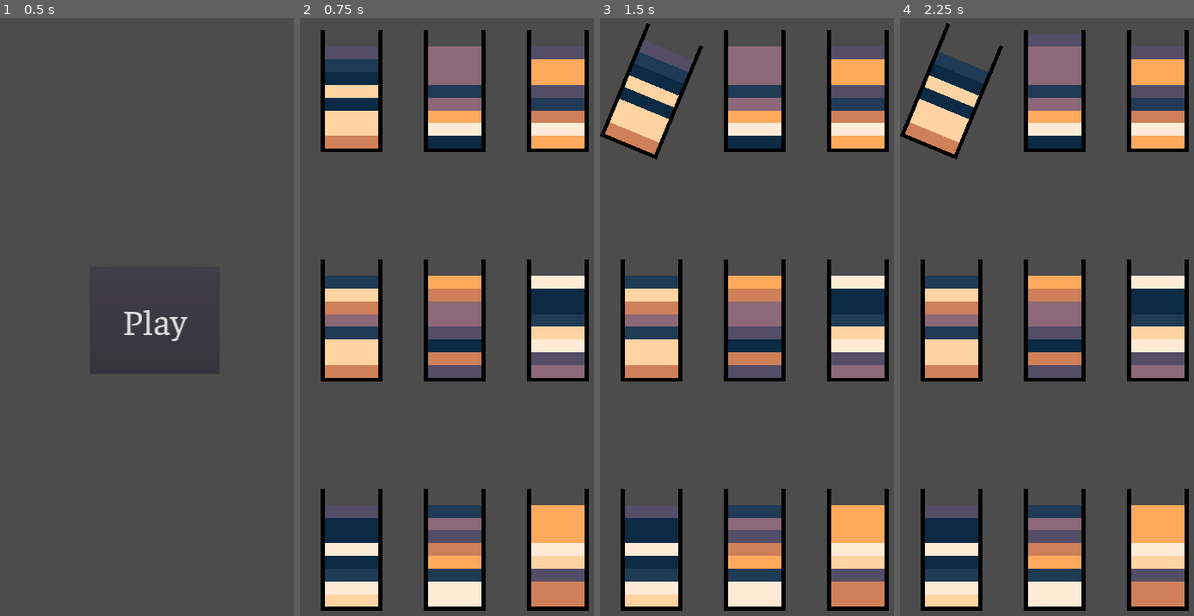
Above: before the commit, frames 1-4 (left to right).
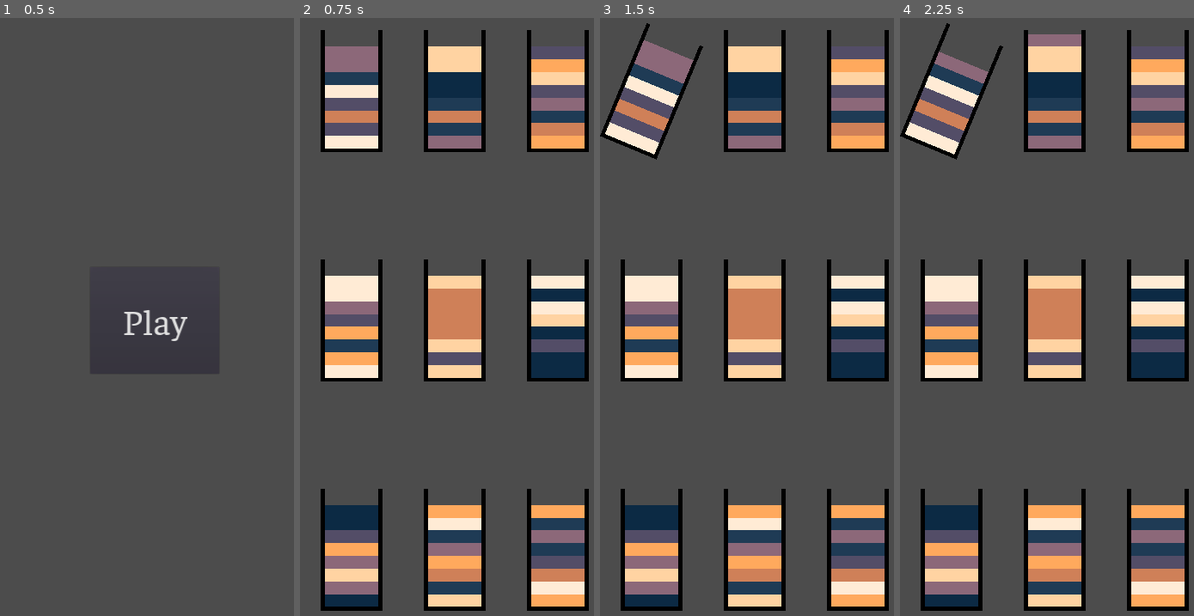
Above: after the commit, the same moments.

Repository: Violation-Studios/sand-bottles
Game: Godot game, scene res://scenes/menu/menu.tscn
Two runs of this game, one before a commit and one after it. Both use one fixed random seed, a clock stepped at 60 frames per second and the inputs below.
Inputs (mouse positions are in pixels of both pictures, inside the frame that each line leads up to):
- Up to frame 1 (0.5 s): no input
- Up to frame 2 (0.75 s): click "Play" at 0.5 s
- Up to frame 3 (1.5 s): tap Enter at 1.25 s; move the mouse to (652, 89) at 1.27 s; click (652, 89) at 1.42 s
- Up to frame 4 (2.25 s): tap Space at 2 s; move the mouse to (1055, 89) at 2.02 s; click (1055, 89) at 2.17 s

Frame 1 is identical in both runs. In frame 2, 23% of the frame differs, in the area x 8-97%, y 4-99%; in frame 3, 23%, in the area x 1-97%, y 3-99%; in frame 4, 23%.

Commit message:
Update game.gd
removed old random color picker.

Also added the highly important randomize(). the game was the same every time on every device...

Diff:
--- a/scenes/game/game.gd
+++ b/scenes/game/game.gd
@@ -18,7 +18,7 @@
 func _ready():
 	var grid_list = create_grid_list(bottle_quantity, board_columns)
 	var bottle_list = create_bottle_list_from(grid_list)
-	var color_list = create_color_list(bottle_list.size(), bottle_fill_amount, color_quantity)
+	var color_list = create_color_list(bottle_list.size(), bottle_fill_amount)
 	var section_list = create_section_list(color_list)
 	var _filled_list = fill_bottles_from(section_list, bottle_list, bottle_fill_amount)
 
@@ -60,20 +60,15 @@
 	return section_list
 
 
-func create_color_list(_bottle_quantity: int, fill_amount: int, total_colors: int):
+func create_color_list(_bottle_quantity: int, fill_amount: int):
 	var color_list = []
-	var colors_needed: int = _bottle_quantity * fill_amount
-	var rng = RandomNumberGenerator.new()
-	var color_slice = colors.slice(0,total_colors - 1,1)
+	var color_slice = colors.slice(0,fill_amount - 1,1)
 
 	for i in color_quantity + 1:
 		color_list += color_slice
+
+	randomize()
 	color_list.shuffle()
-
-	for color in colors_needed:
-		rng.randomize()
-		var picked_color = colors[rng.randi_range(0, total_colors - 1)]
-		#color_list.push_back(picked_color)
 
 	return color_list
 
